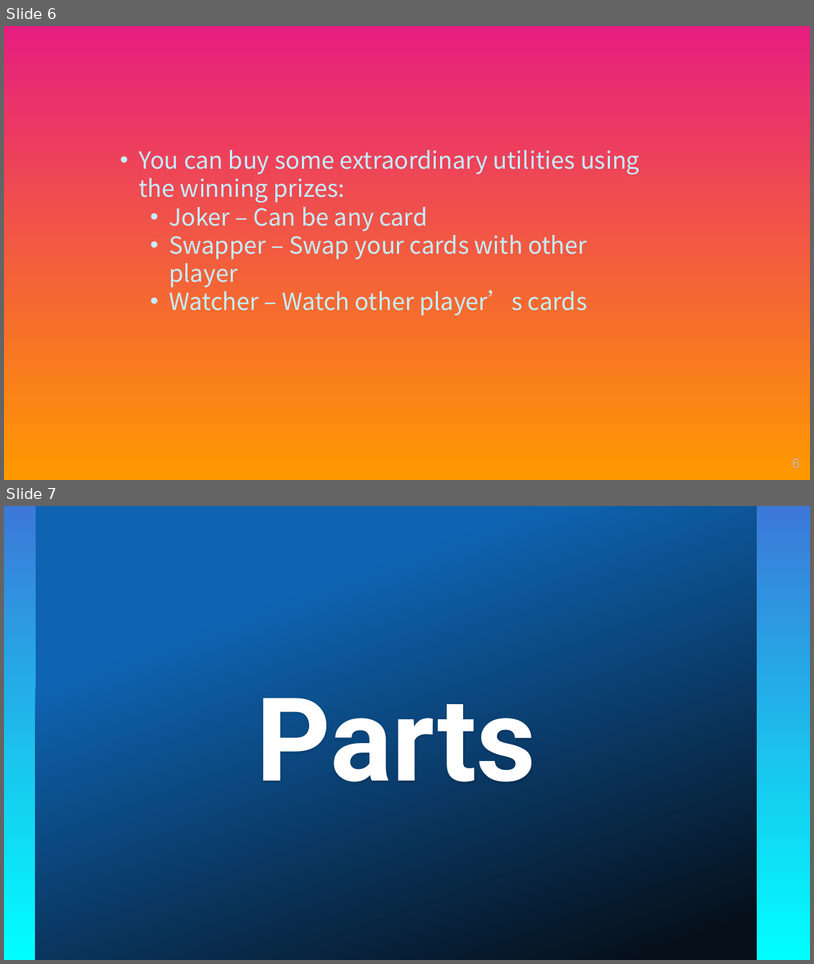
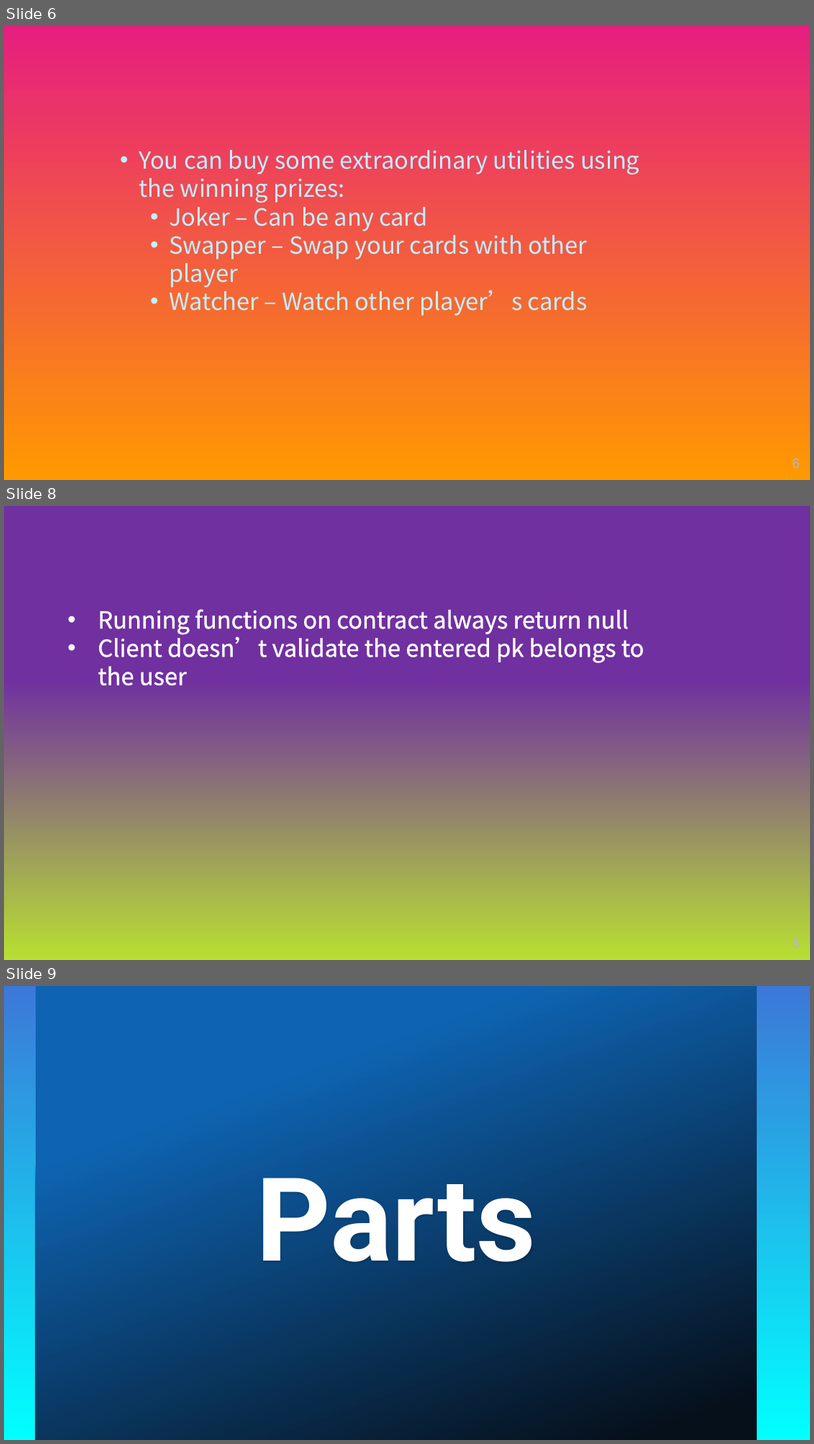
Before and after one commit to ronfri48/Play4Play, a slide deck: docs/Blockchain Final Project.pptx. Shown one above the other, each under a label of ours: slides 6 and 7 before the commit, slides 6, 8 and 9 after it; the slides between them are not shown. The pictures are 814x964 and 814x1444 pixels, drawn with LibreOffice and Linux fonts; fonts in the diff are those of the drawing; background and template pictures are left out. Boxes give left, top, right and bottom in pixels: in the first picture for what was removed or moved away, otherwise in the second. Text is boxed around its words. In the diff, an @@ line names an element or a change of style, - is before the commit and + after.

```diff
--- a/docs/Blockchain Final Project.pptx
+++ b/docs/Blockchain Final Project.pptx
@@ slide 8 added at box(4, 506, 810, 960), background picture (left out) @@
@@ text added at box(98, 609, 645, 685), 28 pt, text #FFFFFF @@
+• Running functions on contract always return null
+• Client doesn’t validate the entered pk belongs to the user
@@ page number added at box(793, 938, 800, 948), 16 pt, text #B7B7B7 @@
+8
@@ what was slide 7 is now slide 9 @@
```
Also in this commit, not shown: 1 other slide added.
